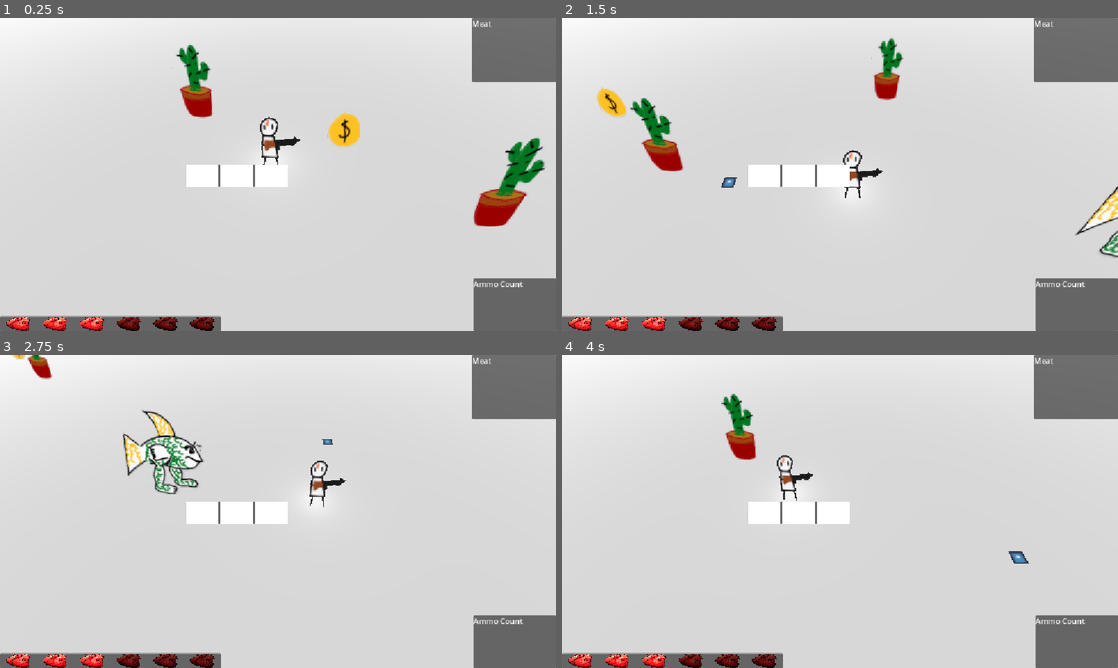
Above: before the commit, frames 1-4 (two rows, left to right).
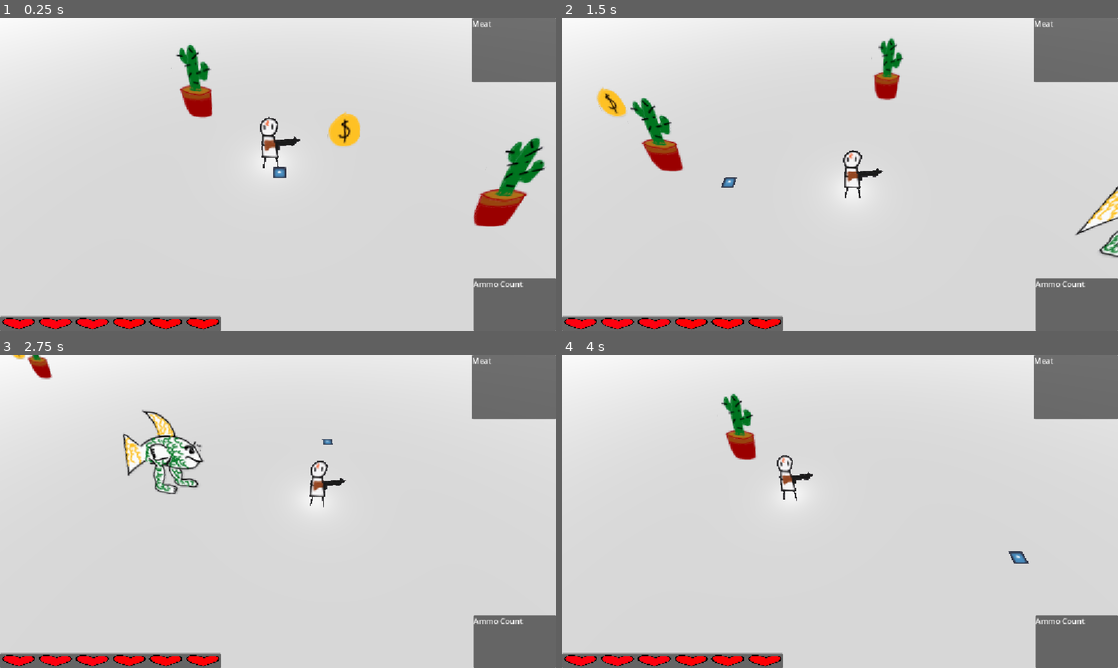
Above: after the commit, the same moments.

Repository: gmuGADIG/DEADSHOT
Game: Godot game, scene res://test_scenes/example_scene.tscn
Two runs of this game, one before a commit and one after it. Both use one fixed random seed, a clock stepped at 60 frames per second and the inputs below. This scene is started directly instead of the project's main scene. The engine's default icon, where the game draws it, is replaced by a stand-in: a white triangle on a blue panel in a dark square.
Inputs (mouse positions are in pixels of both pictures, inside the frame that each line leads up to):
- Up to frame 1 (0.25 s): no input
- Up to frame 2 (1.5 s): move the mouse to (962, 158) at 0.52 s; press the mouse at (962, 158) at 0.53 s; hold D (move_right) 0.53-1.28 s; move the mouse to (728, 190) at 1.27 s; release the mouse at (728, 190) at 1.28 s; hold S (move_down) from 1.28 s (still down); tap E (interact) at 1.35 s
- Up to frame 3 (2.75 s): move the mouse to (333, 442) at 2.02 s; release S (move_down) at 2.03 s; hold D (move_right) from 2.03 s (still down); tap Space (roll) at 2.1 s
- Up to frame 4 (4 s): move the mouse to (812, 574) at 2.77 s; release D (move_right) at 2.78 s; hold W (move_up) 2.78-3.53 s; right-click (812, 574) at 2.85 s; move the mouse to (1006, 558) at 3.52 s; press the mouse at (1006, 558) at 3.53 s; hold A (move_left) from 3.53 s (still down)

The runs differ from the first frame. In frame 1, 2.2% of the frame differs, in the area x 0-52%, y 46-100%; in frame 2, 2.3%; in frame 3, 2.4%; in frame 4, 2.3%.
Error before the commit: Invalid access to property or key 'modulate' on a base object of type 'null instance'. (res://world/player/HUD/hud.gd:24)

Commit message:
hud hearts

Diff:
--- /dev/null
+++ b/world/player/HUD/heart_display.gd
@@ -0,0 +1,20 @@
+extends Control
+
+@export var full_tex: Texture2D
+@export var half_tex: Texture2D
+@export var empty_tex: Texture2D
+
+func set_hearts(hearts: int) -> void:
+	var halves := hearts * 2
+	for heart: TextureRect in get_children():
+		if halves >= 2:
+			heart.texture = full_tex
+		elif halves == 1:
+			heart.texture = half_tex
+		else:
+			heart.texture = empty_tex
+		halves -= 2
+
+func set_max_hearts(max_hearts: int) -> void:
+	for i in range(get_child_count()):
+		get_child(i).visible = (i < max_hearts)
--- a/world/player/HUD/hearts.gd
+++ /dev/null
@@ -1,15 +0,0 @@
-extends PanelContainer
-
-@export var full_tex: Texture2D
-@export var half_tex: Texture2D
-@export var empty_tex: Texture2D
-
-func set_hearts(value: int) -> void:
-	var halves := value * 2
-	for heart: TextureRect in get_children():
-		if halves >= 2:
-			heart.texture = full_tex
-		elif halves == 1:
-			heart.texture = empty_tex
-		else:
-			heart.texture = empty_tex
--- a/world/player/HUD/hud.gd
+++ b/world/player/HUD/hud.gd
@@ -21,10 +21,16 @@
 
 func _ready() -> void:
 	# Stamina bar is hidden by default until player enters a Combat Encounter.
-	$StaminaContainer.modulate.a = 0.0
+	stamina_container.modulate.a = 0.0
 
 func _process(_delta: float) -> void:
 	_in_combat = Encounter.is_encounter_active()
+
+	# ideally this shouldn't be done every frame
+	# it should trigger when it changes, that way we can add animations and stuff
+	# but this way's a lot easier
+	%Hearts.set_hearts(Player.instance.health_component.health)
+	%Hearts.set_max_hearts(Player.instance.health_component.max_health)
 
 func fade_stamina_out() -> void:
 	print("Hud out")
--- a/world/player/HUD/hud.tscn
+++ b/world/player/HUD/hud.tscn
@@ -2,7 +2,7 @@
 
 [ext_resource type="Script" uid="uid://c2rh58lkl0gwo" path="res://world/player/HUD/hud.gd" id="1_cuqld"]
 [ext_resource type="Texture2D" uid="uid://di2fa8ln64nqe" path="res://world/pickups/corrupt_heart/corrupt_heart.png" id="2_cuqld"]
-[ext_resource type="Script" uid="uid://clcb8u0fv74qk" path="res://world/player/HUD/hearts.gd" id="2_swyvw"]
+[ext_resource type="Script" uid="uid://clcb8u0fv74qk" path="res://world/player/HUD/heart_display.gd" id="2_swyvw"]
 [ext_resource type="Texture2D" uid="uid://dr4ivc7tmyyha" path="res://world/player/HUD/heart_full.png" id="3_02nes"]
 [ext_resource type="Texture2D" uid="uid://cewx8ggk4t2ff" path="res://world/player/HUD/heart_half.png" id="4_5nwtl"]
 [ext_resource type="Texture2D" uid="uid://be888xpfyrter" path="res://world/player/HUD/heart_empty.png" id="5_4aq5e"]
@@ -21,10 +21,10 @@
 grow_horizontal = 2
 grow_vertical = 2
 script = ExtResource("1_cuqld")
-stamina_bar = NodePath("Hearts/ProgressBar")
+stamina_bar = NodePath("HeartContainer/ProgressBar")
 stamina_container = NodePath("Stamina")
 
-[node name="Hearts" type="PanelContainer" parent="."]
+[node name="HeartContainer" type="PanelContainer" parent="."]
 custom_minimum_size = Vector2(0, 30)
 layout_mode = 1
 anchors_preset = 2
@@ -33,56 +33,57 @@
 offset_top = -30.0
 offset_right = 458.0
 grow_vertical = 0
+
+[node name="Hearts" type="HBoxContainer" parent="HeartContainer"]
+unique_name_in_owner = true
+layout_mode = 2
+theme_override_constants/separation = 0
+alignment = 1
 script = ExtResource("2_swyvw")
 full_tex = ExtResource("3_02nes")
 half_tex = ExtResource("4_5nwtl")
 empty_tex = ExtResource("5_4aq5e")
 
-[node name="HBoxContainer" type="HBoxContainer" parent="Hearts"]
-layout_mode = 2
-theme_override_constants/separation = 0
-alignment = 1
-
-[node name="TextureRect" type="TextureRect" parent="Hearts/HBoxContainer"]
+[node name="TextureRect" type="TextureRect" parent="HeartContainer/Hearts"]
 modulate = Color(3.8789892, 3.8789892, 3.8789892, 1)
 layout_mode = 2
 size_flags_horizontal = 3
 texture = ExtResource("2_cuqld")
 expand_mode = 1
 
-[node name="TextureRect2" type="TextureRect" parent="Hearts/HBoxContainer"]
+[node name="TextureRect2" type="TextureRect" parent="HeartContainer/Hearts"]
 modulate = Color(3.8789892, 3.8789892, 3.8789892, 1)
 layout_mode = 2
 size_flags_horizontal = 3
 texture = ExtResource("2_cuqld")
 expand_mode = 1
 
-[node name="TextureRect3" type="TextureRect" parent="Hearts/HBoxContainer"]
+[node name="TextureRect3" type="TextureRect" parent="HeartContainer/Hearts"]
 modulate = Color(3.8789892, 3.8789892, 3.8789892, 1)
 layout_mode = 2
 size_flags_horizontal = 3
 texture = ExtResource("2_cuqld")
 expand_mode = 1
 
-[node name="TextureRect4" type="TextureRect" parent="Hearts/HBoxContainer"]
+[node name="TextureRect4" type="TextureRect" parent="HeartContainer/Hearts"]
 layout_mode = 2
 size_flags_horizontal = 3
 texture = ExtResource("2_cuqld")
 expand_mode = 1
 
-[node name="TextureRect5" type="TextureRect" parent="Hearts/HBoxContainer"]
+[node name="TextureRect5" type="TextureRect" parent="HeartContainer/Hearts"]
 layout_mode = 2
 size_flags_horizontal = 3
 texture = ExtResource("2_cuqld")
 expand_mode = 1
 
-[node name="TextureRect6" type="TextureRect" parent="Hearts/HBoxContainer"]
+[node name="TextureRect6" type="TextureRect" parent="HeartContainer/Hearts"]
 layout_mode = 2
 size_flags_horizontal = 3
 texture = ExtResource("2_cuqld")
 expand_mode = 1
 
-[node name="ProgressBar" type="ProgressBar" parent="Hearts"]
+[node name="ProgressBar" type="ProgressBar" parent="HeartContainer"]
 visible = false
 layout_mode = 2
 size_flags_vertical = 1
Renamed: world/player/HUD/hearts.gd.uid -> world/player/HUD/heart_display.gd.uid
